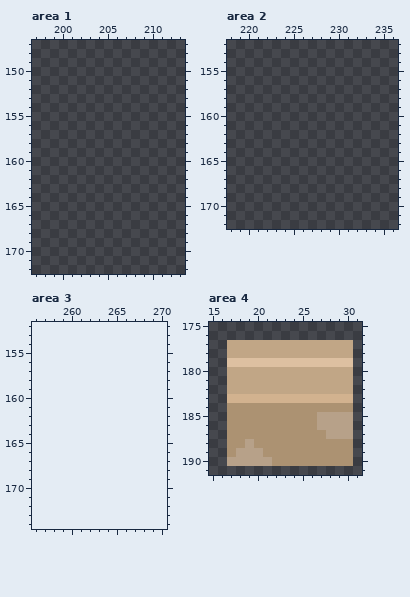
Pixel-art file: src/_assets/tilesets.aseprite. The first picture shows the starting point.
240x240 pixels, 1 frame. Colours within 5 levels of each other are drawn and written as one. Shown: area 1: x 197..213, y 147..172; area 2: x 218..236, y 152..172; area 3: x 256..270, y 152..174; area 4: x 15..31, y 175..191. The old version is drawn lined up with the new one, on the new canvas. The commit also changed other parts of the picture, which this record leaves out.
After:
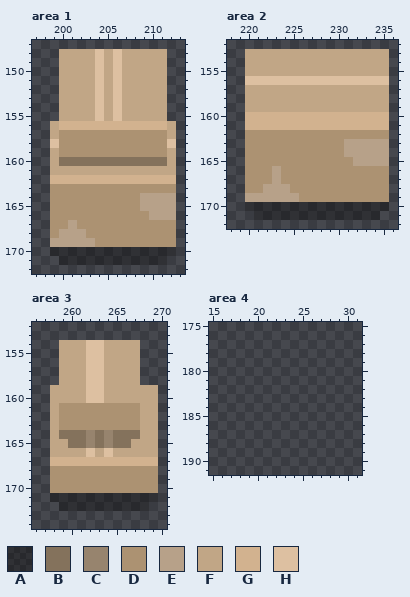
Palette (. is transparent): A #00000051  B #84725c  C #97846e  D #ac9272  E #b7a189  F #c1a686  G #d2b28f  H #ddc0a1
Change:
canvas 240x240 -> 296x296
Changed rows in their new state; - is an unchanged pixel.
Area 1:
first column x 199:
148 -FFFFHFHFFFFF-
149 -FFFFHFHFFFFF-
150 -FFFFHFHFFFFF-
151 -FFFFHFHFFFFF-
152 -FFFFHFHFFFFF-
153 -FFFFHFHFFFFF-
154 -FFFFHFHFFFFF-
155 -FFFFHFHFFFFF-
156 FGGGGGGGGGGGGF
157 FDDDDDDDDDDDDF
158 HDDDDDDDDDDDDH
159 FDDDDDDDDDDDDF
160 FBBBBBBBBBBBBF
161 FFFFFFFFFFFFFF
162 GGGGGGGGGGGGGG
163 DDDDDDDDDDDDDD
164 DDDDDDDDDDEEEE
165 DDDDDDDDDDEEEE
166 DDDDDDDDDDDEEE
167 DDEDDDDDDDDDDD
168 DEEEDDDDDDDDDD
169 EEEEEDDDDDDDDD
170 AAAAAAAAAAAAAA
171 -AAAAAAAAAAAA-
Area 2:
first column x 220:
153 FFFFFFFFFFFFFFFF
154 FFFFFFFFFFFFFFFF
155 FFFFFFFFFFFFFFFF
156 HHHHHHHHHHHHHHHH
157 FFFFFFFFFFFFFFFF
158 FFFFFFFFFFFFFFFF
159 FFFFFFFFFFFFFFFF
160 GGGGGGGGGGGGGGGG
161 GGGGGGGGGGGGGGGG
162 DDDDDDDDDDDDDDDD
163 DDDDDDDDDDDEEEEE
164 DDDDDDDDDDDEEEEE
165 DDDDDDDDDDDDEEEE
166 DDDEDDDDDDDDDDDD
167 DDDEDDDDDDDDDDDD
168 DDEEEDDDDDDDDDDD
169 EEEEEEDDDDDDDDDD
170 AAAAAAAAAAAAAAAA
171 -AAAAAAAAAAAAAA-
Area 3:
first column x 258:
154 -FFFHHFFFF--
155 -FFFHHFFFF--
156 -FFFHHFFFF--
157 -FFFHHFFFF--
158 -FFFHHFFFF--
159 FFFFHHFFFFFF
160 FFFFHHFFFFFF
161 FDDDDDDDDDFF
162 FDDDDDDDDDFF
163 FDDDDDDDDDFF
164 FBBBCBCBBBFF
165 FFBBCBCBBFFF
166 FFFFHFHFFFFF
167 GGGGGGGGGGGG
168 DDDDDDDDDDDD
169 DDDDDDDDDDDD
170 DDDDDDDDDDDD
171 AAAAAAAAAAAA
172 -AAAAAAAAAA-
Area 4:
first column x 17:
177 ..............
178 ..............
179 ..............
180 ..............
181 ..............
182 ..............
183 ..............
184 ..............
185 ..............
186 ..............
187 ..............
188 ..............
189 ..............
190 ..............
Pixel boxes of the changes (left, top, right, bottom) in both pictures:
added: (50, 49, 176, 265)
added: (245, 49, 389, 220)
added: (50, 340, 158, 511)
erased: (227, 340, 353, 466)
